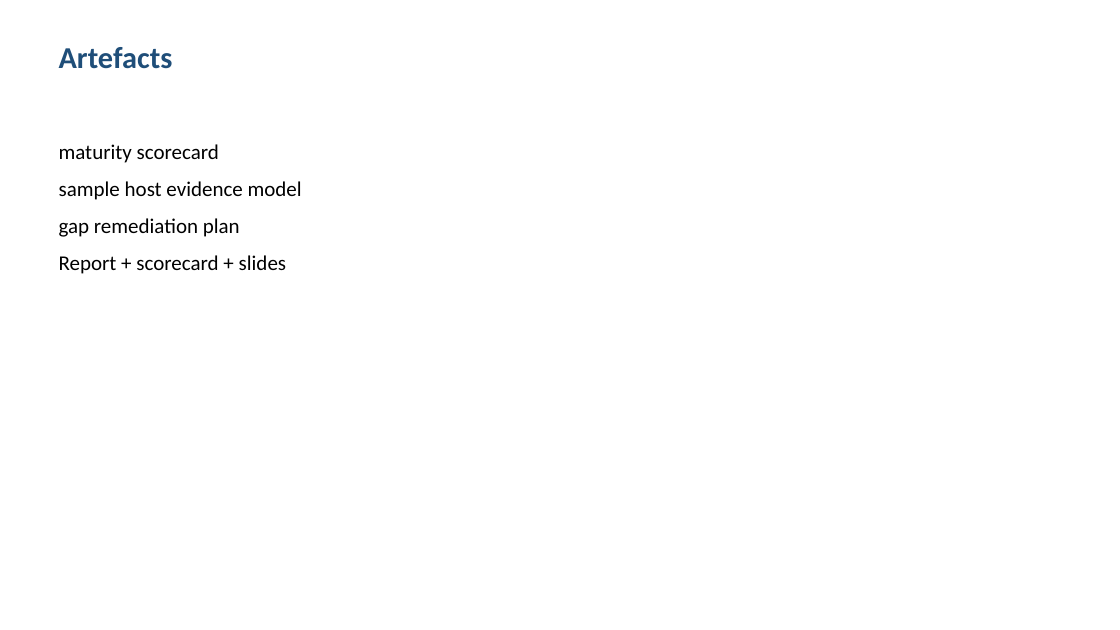
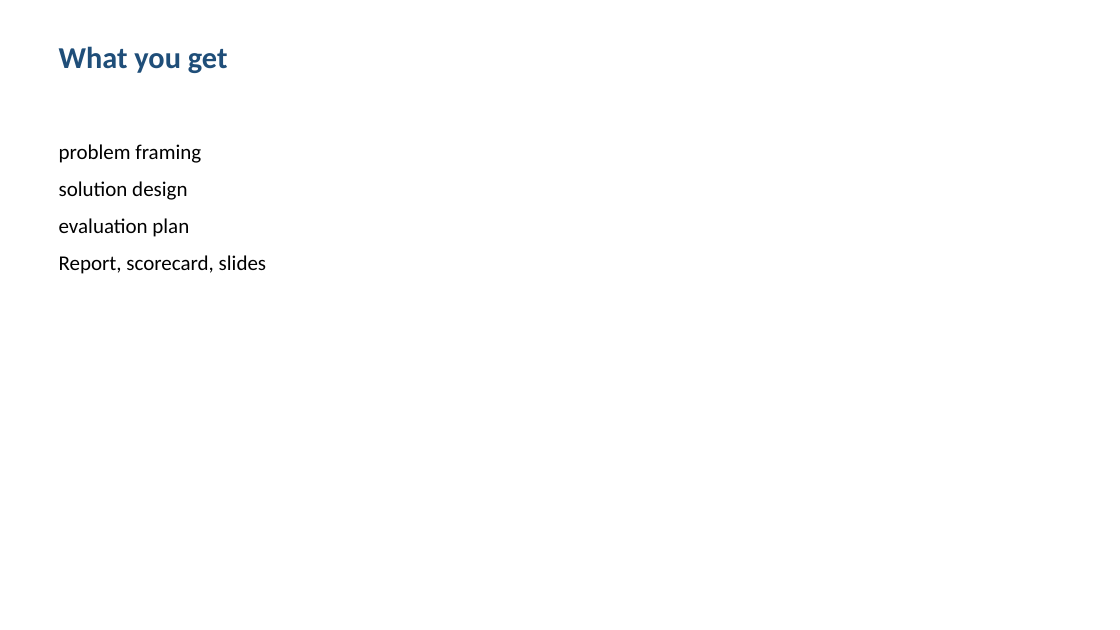
Before and after one commit to shohrabniaz/ot-thirdparty-patch-strategy, a slide deck: slide 3 of Final_Submission/02_Presentation.pptx. Drawn at 1120x630 pixels with LibreOffice and Linux fonts; fonts in the diff are those of the drawing. Boxes give left, top, right and bottom in pixels: in the first picture for what was removed or moved away, otherwise in the second. Text is boxed around its words. In the diff, an @@ line names an element or a change of style, - is before the commit and + after.

```diff
--- a/Final_Submission/02_Presentation.pptx
+++ b/Final_Submission/02_Presentation.pptx
@@ text at <box>59,46,228,73</box>: text changed @@
-Artefacts
+What you get
@@ text at <box>59,144,266,274</box>: text changed @@
-maturity scorecard
-sample host evidence model
-gap remediation plan
-Report + scorecard + slides
+problem framing
+solution design
+evaluation plan
+Report, scorecard, slides
```
Also in this commit, not shown: 3 other slides changed, 12 other files.
